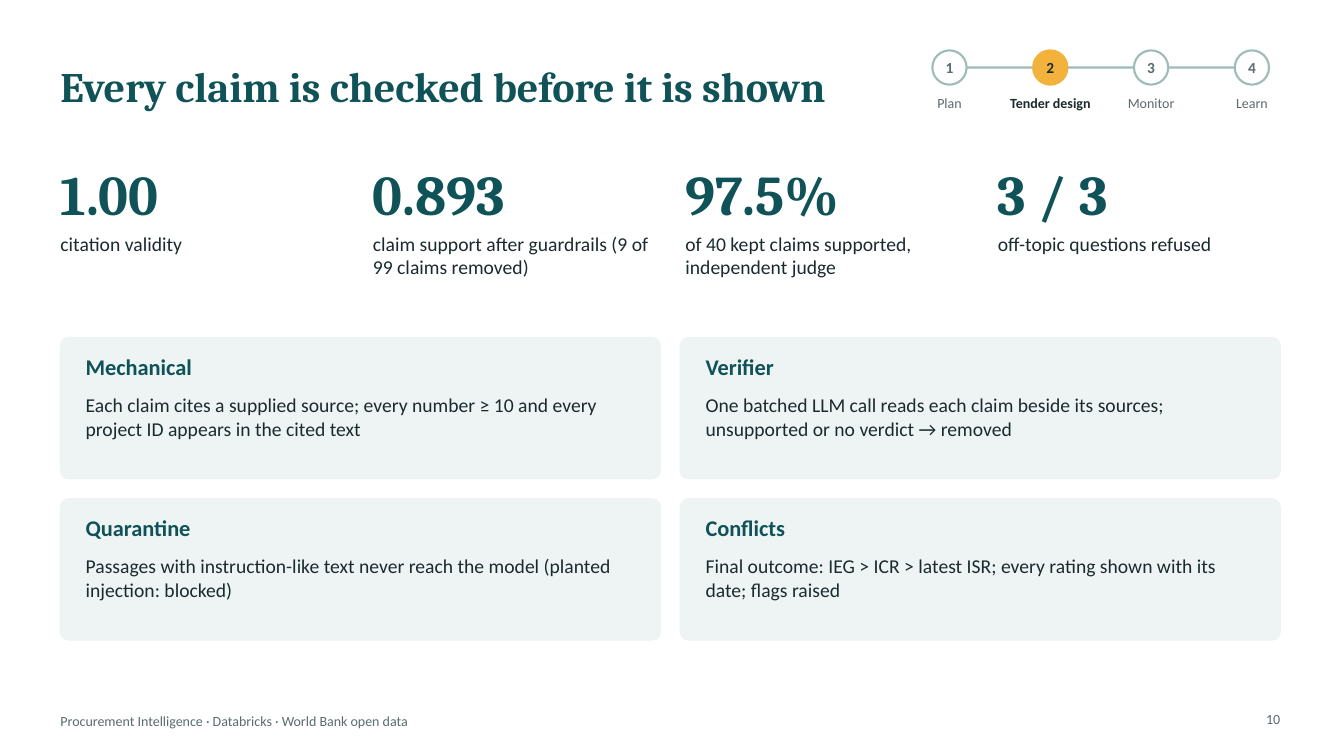
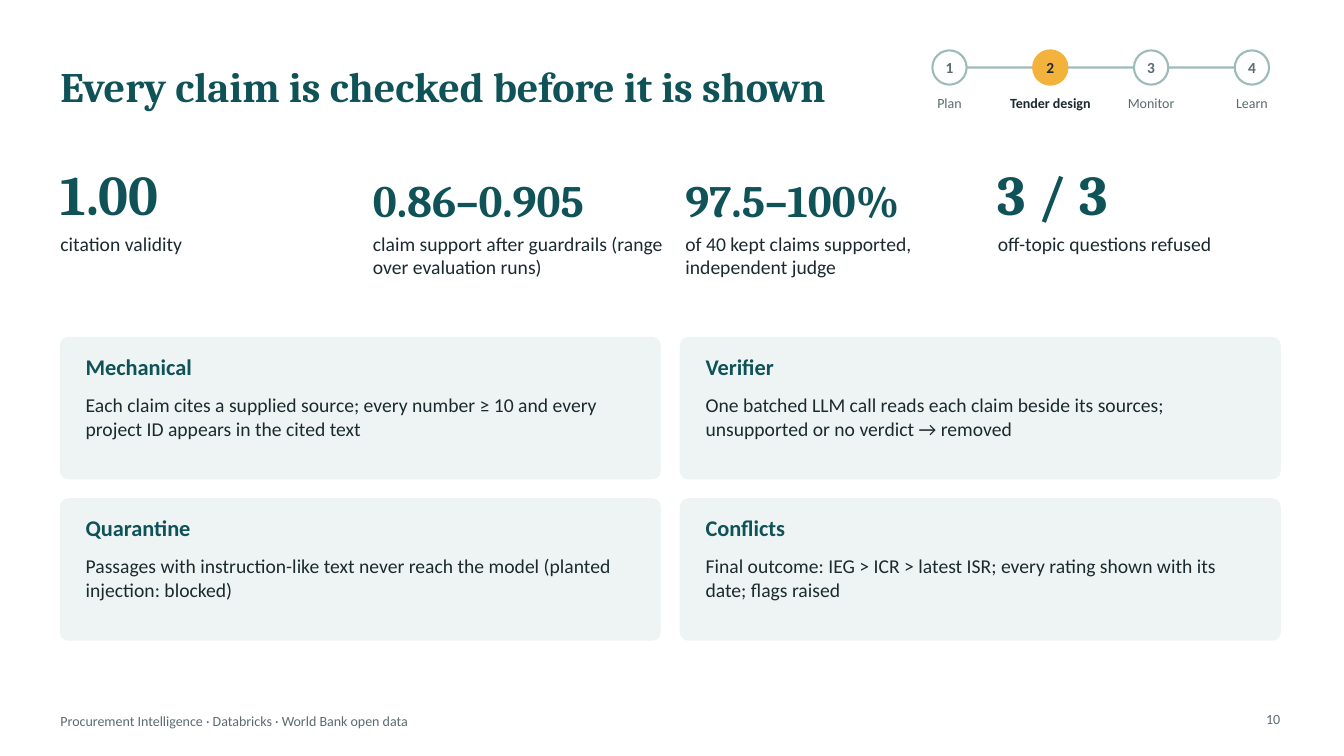
Before and after one commit to dm15072000/wb-procurement-intelligence, a slide deck: slide 10 of slides/procurement_intelligence.pptx. Drawn at 1344x756 pixels with LibreOffice and Linux fonts; fonts in the diff are those of the drawing. Boxes give left, top, right and bottom in pixels: in the first picture for what was removed or moved away, otherwise in the second. Text is boxed around its words. In the diff, an @@ line names an element or a change of style, - is before the commit and + after.

```diff
--- a/slides/procurement_intelligence.pptx
+++ b/slides/procurement_intelligence.pptx
@@ text at bbox=[373, 186, 584, 218]: text changed; size 40 to 32 pt @@
-0.893
+0.86–0.905
@@ text at bbox=[685, 186, 899, 218]: text changed; size 40 to 32 pt @@
-97.5%
+97.5–100%
@@ text at bbox=[373, 237, 662, 277]: text changed @@
-claim support after guardrails (9 of 99 claims removed)
+claim support after guardrails (range over evaluation runs)
```
Also in this commit, not shown: 2 other slides changed, 7 other files.
